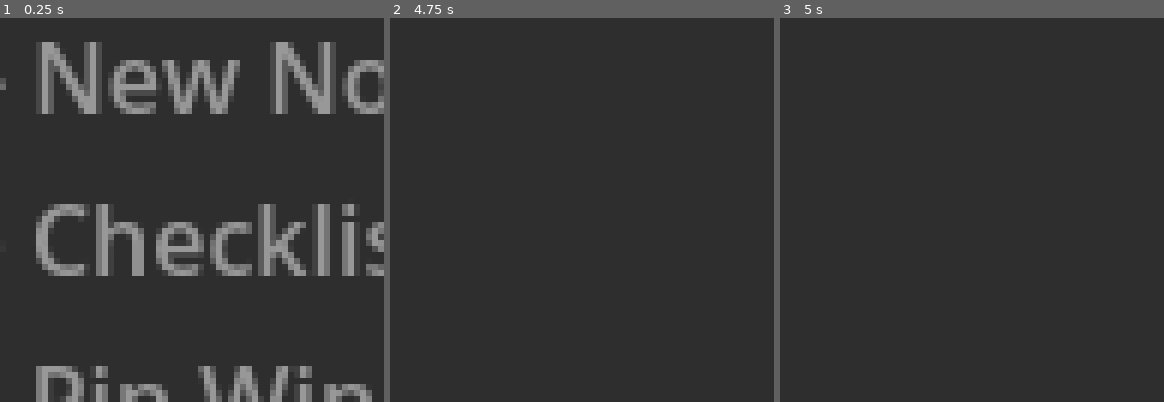
Above: before the commit, frames 1-3 (left to right).
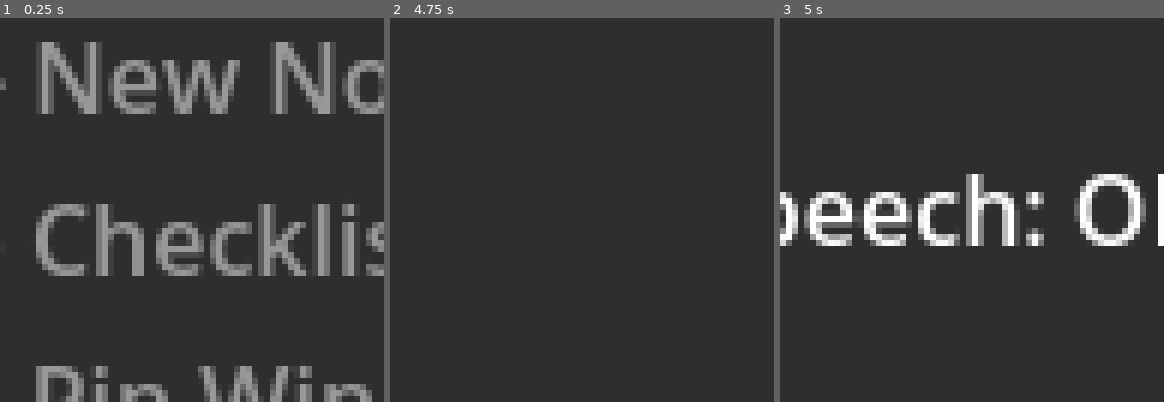
Above: after the commit, the same moments.

Repository: KaizNike/Godot-Notes
Game: Godot game, scene res://app.tscn
The game is run twice, just before and just after one commit, with the same random seed, the same clock (stepped at 60 frames per second) and the same inputs.
Inputs (mouse positions are in pixels of both pictures, inside the frame that each line leads up to):
- Up to frame 1 (0.25 s): no input
- Up to frame 2 (4.75 s): click (582, 302) at 0.52 s; type "Alex" at 0.6 s; tap Enter at 1.25, 2.75, 4.25 s; hold Right (ui_right) 1.28-2.03 s; hold Space (space) 1.28-2.03 s; hold Down (ui_down) 2.03-2.78 s; tap Space (space) at 2.1, 3.6 s; hold Right (ui_right) 2.78-3.53 s; hold Space (space) 2.78-3.53 s; hold Up (ui_up) 3.53-4.28 s; hold Left (ui_left) from 4.28 s (still down); hold Space (space) from 4.28 s (still down)
- Up to frame 3 (5 s): keep holding Left (ui_left); keep holding Space (space); tap F2 (toggle_speech) at 4.9 s

Frames 1-2 are identical in both runs. In frame 3, 8.2% of the frame differs, in the area x 0-100%, y 40-60%.
Error before the commit: Invalid access of index '0' on a base object of type: 'Array[Dictionary]'. (res://app.gd:26)
Error after the commit: Invalid access of index '0' on a base object of type: 'Array[Dictionary]'. (res://app.gd:27)

Commit message:
Emergency Fix
Hot off the presses, a fix!

Diff:
--- a/Godot Notes/app.gd
+++ b/Godot Notes/app.gd
@@ -11,6 +11,7 @@
 
 func _ready():
 	$QuitPopup.unfocusable = true
+	$SpeechPopup.unfocusable = true
 	root_window = $Window
 	Globals.add_note.connect(add_note)
 	#get_tree().set_auto_accept_quit(false)
@@ -49,6 +50,8 @@
 		#$QuitPopup.popup()
 		#print("STEP1")
 		#quitting = true
+	if event.is_action_pressed("toggle_speech"):
+		show_speech_popup()
 	if event.is_action_pressed("save"):
 		print("save started!")
 		save_notes()
@@ -85,6 +88,13 @@
 			DisplayServer.tts_speak("Quit cancelled.", voices[0].id,100)
 
 
+
+func show_speech_popup():
+	if Globals.speech:
+		$SpeechPopup/PanelContainer/VSplitContainer/Label.text = "Speech: ON"
+	else:
+		$SpeechPopup/PanelContainer/VSplitContainer/Label.text = "Speech: OFF"
+	$SpeechPopup.popup()
 
 #func is_screen_reader_active():
 	#return DisplayServer.get_accessibility()
--- a/Godot Notes/app.tscn
+++ b/Godot Notes/app.tscn
@@ -45,6 +45,30 @@
 layout_mode = 2
 max_value = 5.0
 
+[node name="SpeechPopup" type="Popup" parent="."]
+auto_translate_mode = 1
+initial_position = 4
+borderless = false
+
+[node name="PanelContainer" type="PanelContainer" parent="SpeechPopup"]
+anchors_preset = 15
+anchor_right = 1.0
+anchor_bottom = 1.0
+grow_horizontal = 2
+grow_vertical = 2
+
+[node name="VSplitContainer" type="VSplitContainer" parent="SpeechPopup/PanelContainer"]
+layout_mode = 2
+size_flags_vertical = 4
+collapsed = true
+dragger_visibility = 1
+
+[node name="Label" type="Label" parent="SpeechPopup/PanelContainer/VSplitContainer"]
+layout_mode = 2
+text = "Speech: OFF"
+horizontal_alignment = 1
+vertical_alignment = 1
+
 [connection signal="value_changed" from="QuitPopup/PanelContainer/VSplitContainer/QuitProgress" to="." method="_on_progress_bar_value_changed"]
 
 [editable path="Window"]
--- a/Godot Notes/project.godot
+++ b/Godot Notes/project.godot
@@ -11,6 +11,8 @@
 [application]
 
 config/name="Godot Notes"
+config/description="Notes for your desktop!"
+config/version="4.1"
 run/main_scene="res://app.tscn"
 config/features=PackedStringArray("4.3", "GL Compatibility")
 config/icon="res://godotnotesicon.png"
--- a/Godot Notes/window.gd
+++ b/Godot Notes/window.gd
@@ -85,6 +85,10 @@
 		else:
 			var voices = DisplayServer.tts_get_voices()
 			DisplayServer.tts_speak("Speech on!", voices[0].id,100)
+		var parent = get_parent()
+		if parent is Window:
+			parent = parent.get_parent()
+		parent.show_speech_popup()
 	if event.is_action_pressed("new_note"):
 		_on_add_button_pressed()
 	if event.is_action_pressed("new_checkbox"):
